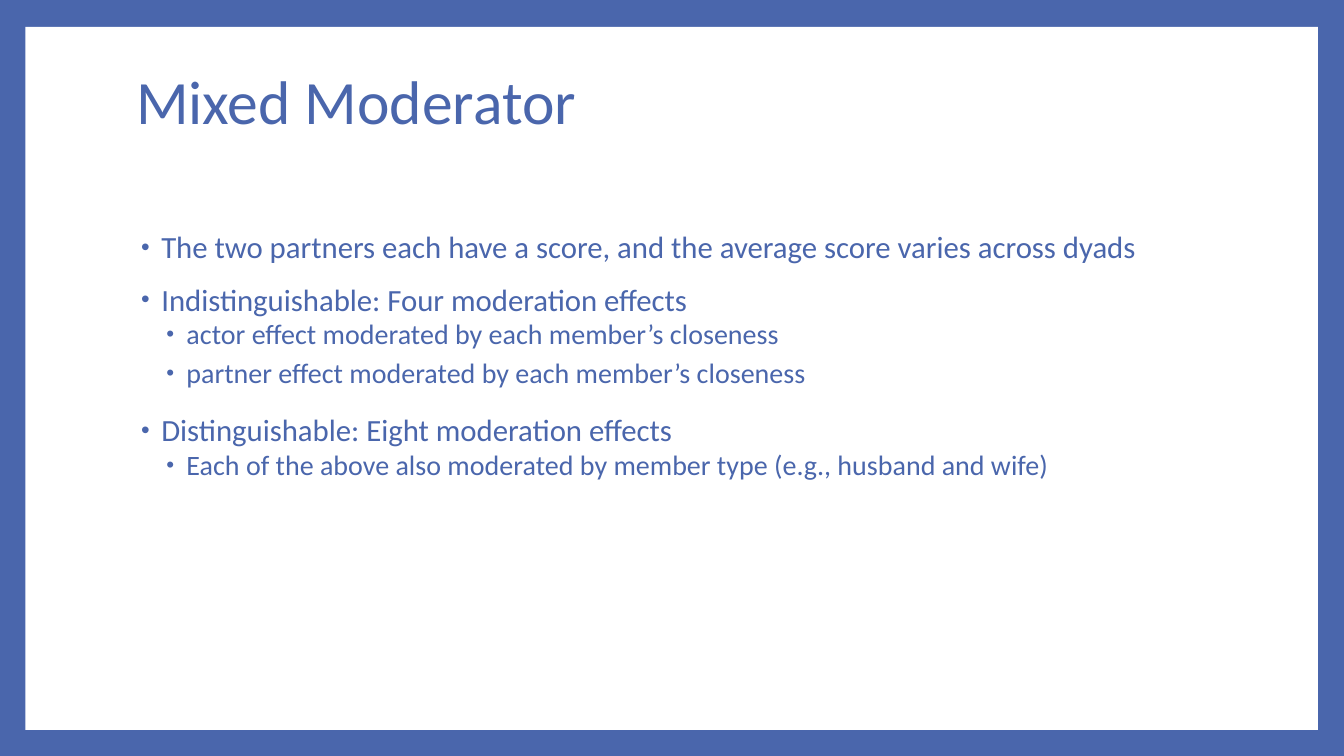
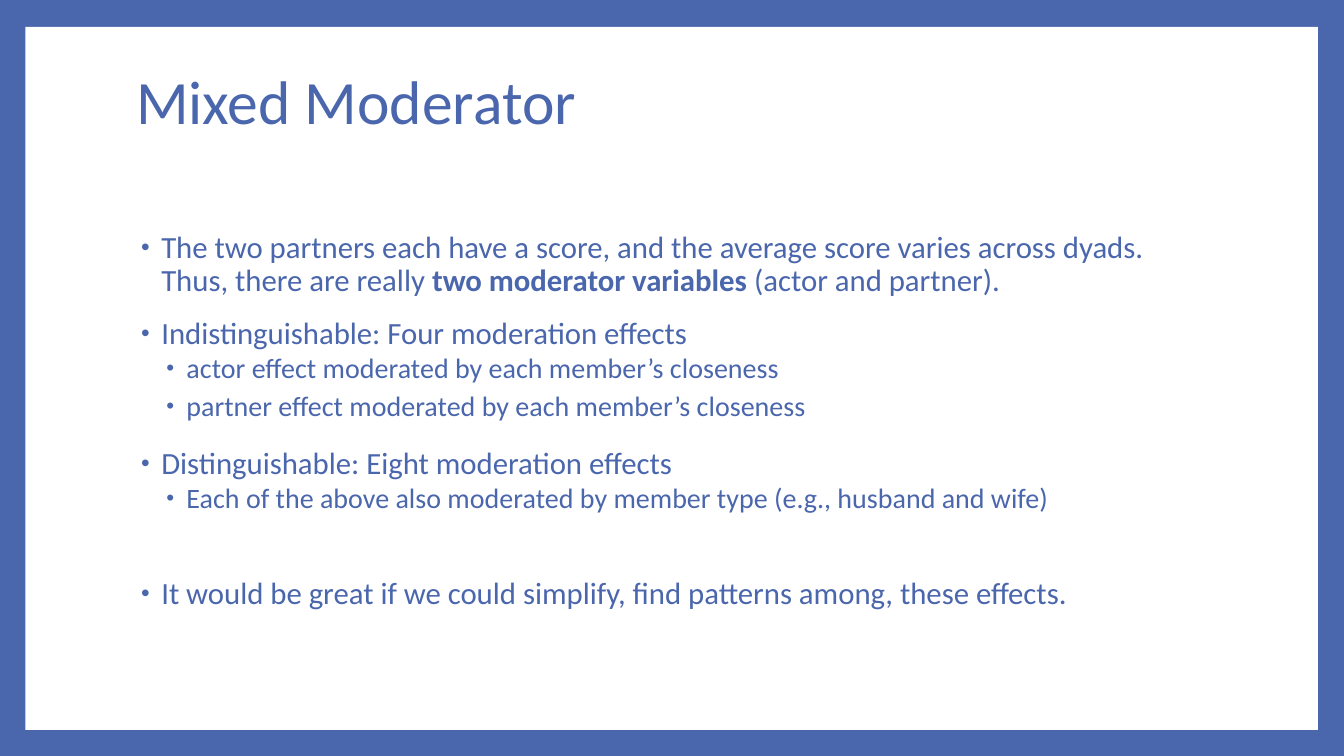
Before and after one commit to RandiLGarcia/2day-dyad-workshop, a slide deck: slide 18 of Day 2/Lecture Slides/Day 2 Slides.pptx (slide 9 before the commit). Drawn at 1344x756 pixels with LibreOffice and Linux fonts; fonts in the diff are those of the drawing. Boxes give left, top, right and bottom in pixels: in the first picture for what was removed or moved away, otherwise in the second. Text is boxed around its words. In the diff, an @@ line names an element or a change of style, - is before the commit and + after.

```diff
--- a/Day 2/Lecture Slides/Day 2 Slides.pptx
+++ b/Day 2/Lecture Slides/Day 2 Slides.pptx
@@ text at box(161, 236, 1143, 296): text changed @@
-• The two partners each have a score, and the average score varies across dyads
+• The two partners each have a score, and the average score varies across dyads. Thus, there are really two moderator variables (actor and partner).
@@ text at box(161, 582, 1067, 610): paragraph added @@
+• It would be great if we could simplify, find patterns among, these effects.
```
Also in this commit, not shown: 17 other slides changed, 8 slides removed, 7 other files.
